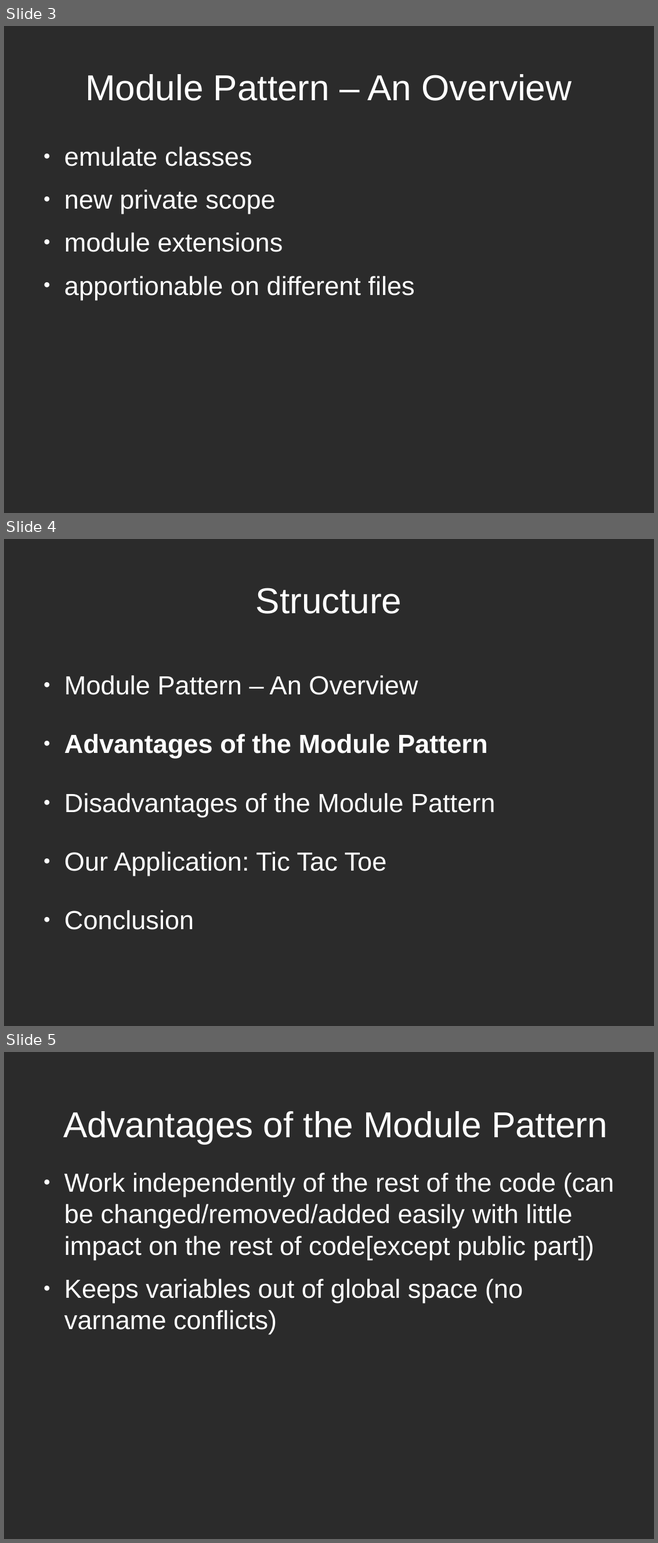
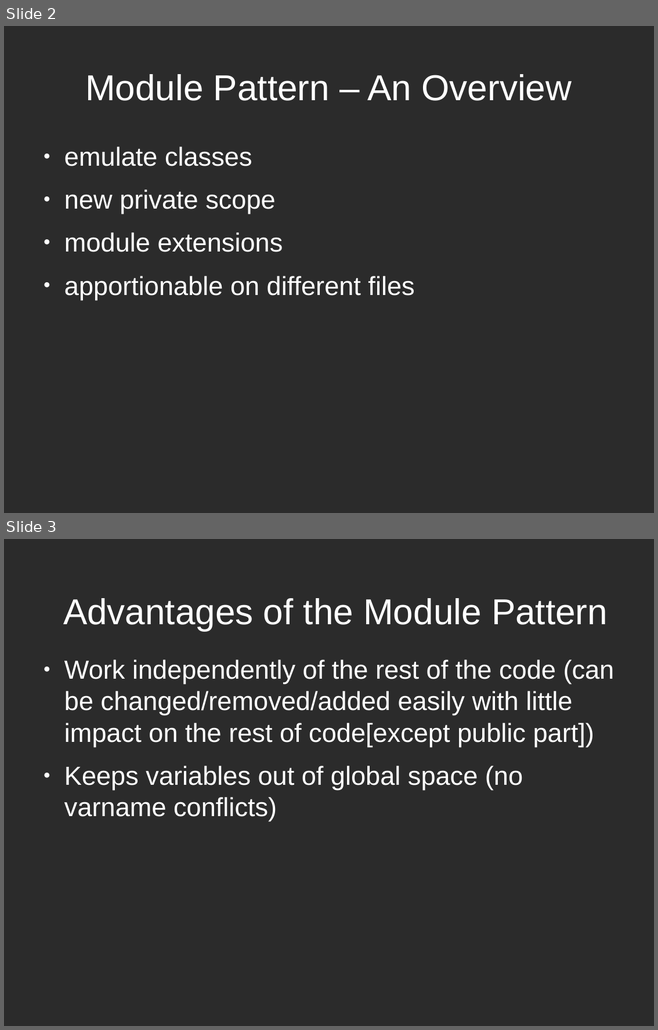
Before and after one commit to sattler/javascript-seminar-2015, a slide deck: presentation/Presentation.odp. Shown one above the other, each under a label of ours: slides 3, 4 and 5 before the commit, slides 2 and 3 after it. The pictures are 658x1543 and 658x1030 pixels, drawn with LibreOffice and Linux fonts; fonts in the diff are those of the drawing; background and template pictures are left out; a plain dark background stands for a picture behind light text. Boxes give left, top, right and bottom in pixels: in the first picture for what was removed or moved away, otherwise in the second. Text is boxed around its words. In the diff, an @@ line names an element or a change of style, - is before the commit and + after.

Commit message:
removed structure, updated disadvantages & globals

```diff
--- a/presentation/Presentation.odp
+++ b/presentation/Presentation.odp
@@ slide 4 removed at (x1=4, y1=539, x2=654, y2=1026), background picture (left out) @@
@@ title removed at (x1=256, y1=588, x2=402, y2=614) @@
-Structure
@@ text removed at (x1=64, y1=675, x2=495, y2=930) @@
-● Module Pattern – An Overview
-● Advantages of the Module Pattern
-● Disadvantages of the Module Pattern
-● Our Application: Tic Tac Toe
-● Conclusion
@@ what was slide 3 is now slide 2 @@
@@ what was slide 5 is now slide 3 @@
```
Also in this commit, not shown: 4 other slides removed.
